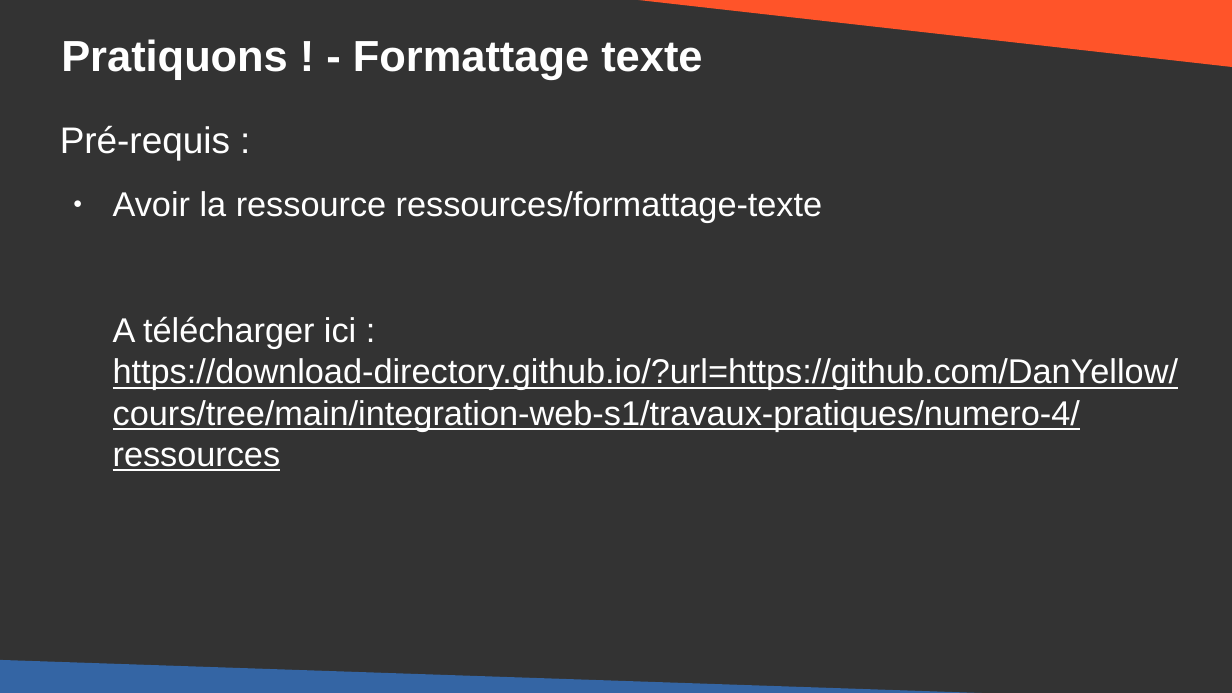
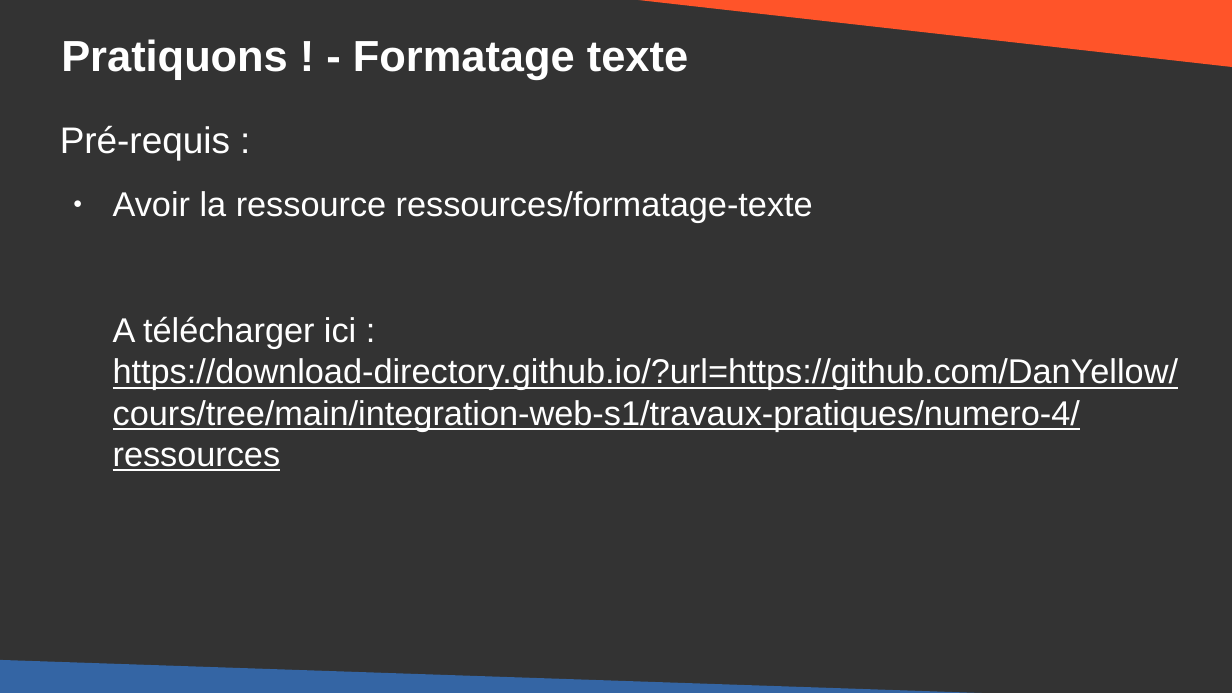
Before and after one commit to DanYellow/cours, a slide deck: slide 38 of integration-web-s1/travaux-pratiques/numero-4/presentation.odp (slide 37 before the commit). Drawn at 1232x693 pixels with LibreOffice and Linux fonts; fonts in the diff are those of the drawing. Boxes give left, top, right and bottom in pixels: in the first picture for what was removed or moved away, otherwise in the second. Text is boxed around its words. In the diff, an @@ line names an element or a change of style, - is before the commit and + after.

```diff
--- a/integration-web-s1/travaux-pratiques/numero-4/presentation.odp
+++ b/integration-web-s1/travaux-pratiques/numero-4/presentation.odp
@@ title at (61, 39, 688, 80): text changed @@
-Pratiquons ! - Formattage texte
+Pratiquons ! - Formatage texte
@@ text at (113, 191, 813, 223): text changed @@
-● Avoir la ressource ressources/formattage-texte
+● Avoir la ressource ressources/formatage-texte
```
Also in this commit, not shown: 29 other slides changed, 1 slide added, 13 other files.
